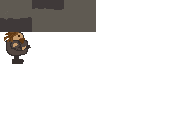
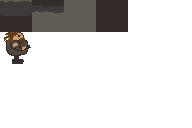
Comparing the layer stacks of the two (192, 128) images. Changes:
renamed "Layer 4" to "Layer 5", painted on it over [left=0, top=0, right=128, bottom=32]
